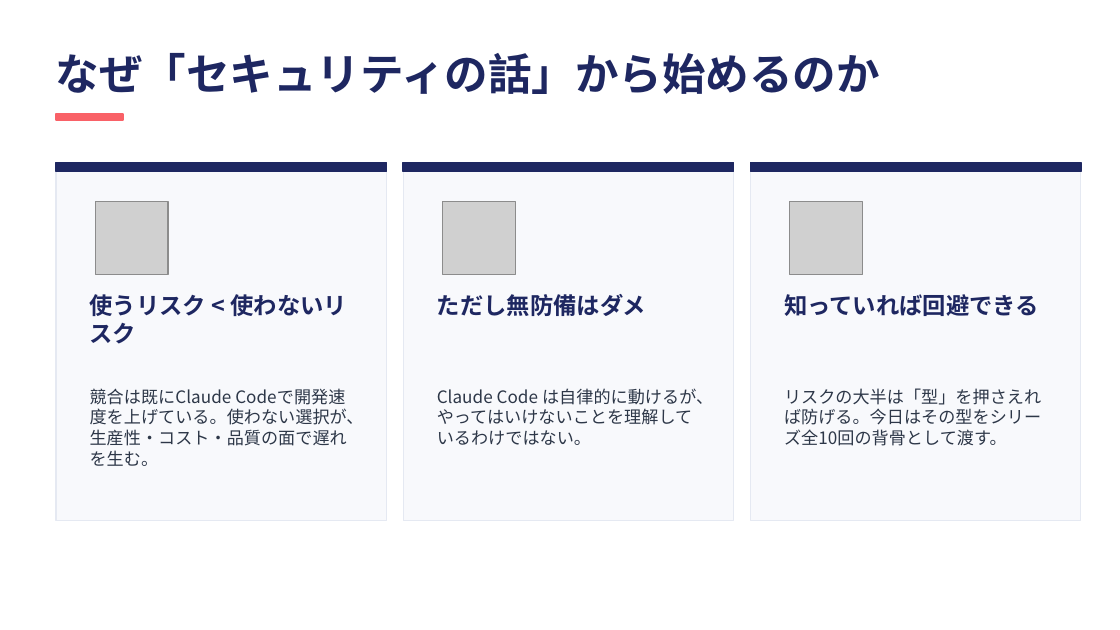
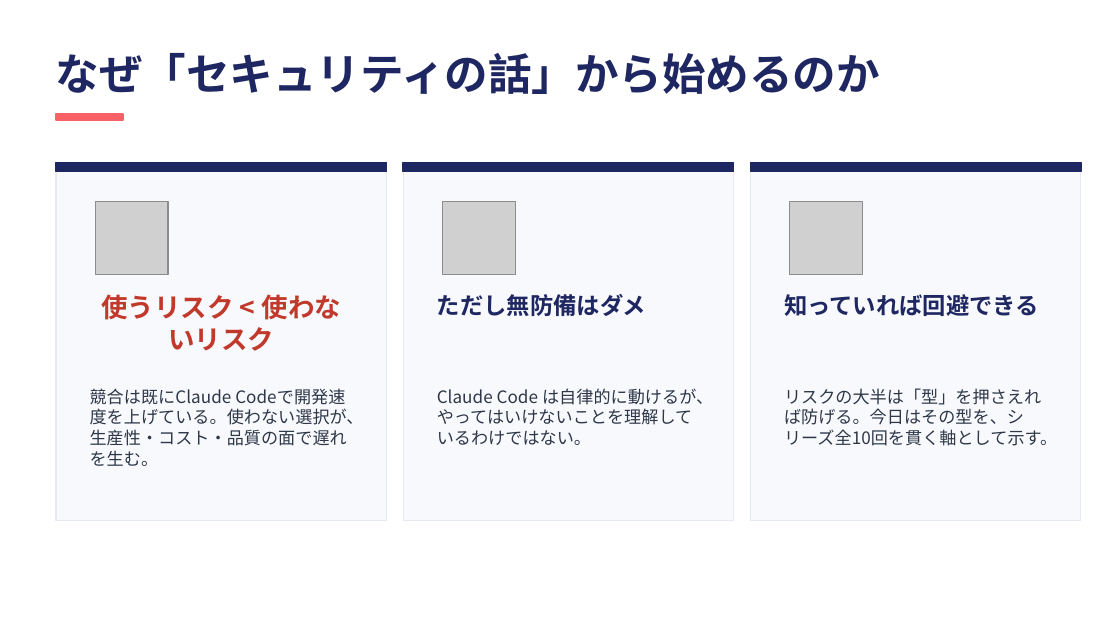
Before and after one commit to ktsuchida11/ClaudeWorkshop, a slide deck: slide 3 of session1/session1_full.pptx. Drawn at 1120x630 pixels with LibreOffice and Linux fonts; fonts in the diff are those of the drawing; grey boxes stand for pictures. Boxes give left, top, right and bottom in pixels: in the first picture for what was removed or moved away, otherwise in the second. Text is boxed around its words. In the diff, an @@ line names an element or a change of style, - is before the commit and + after.

```diff
--- a/session1/session1_full.pptx
+++ b/session1/session1_full.pptx
@@ text "使うリスク < 使わないリスク" at [101,294,341,351]: size 15 to 17 pt, text colour #1E2761 to #C0392B; alignment left to centre @@
@@ text at [784,388,1057,446]: text changed @@
-リスクの大半は「型」を押さえれば防げる。今日はその型をシリーズ全10回の背骨として渡す。
+リスクの大半は「型」を押さえれば防げる。今日はその型を、シリーズ全10回を貫く軸として示す。
```
Also in this commit, not shown: 14 other slides changed.
